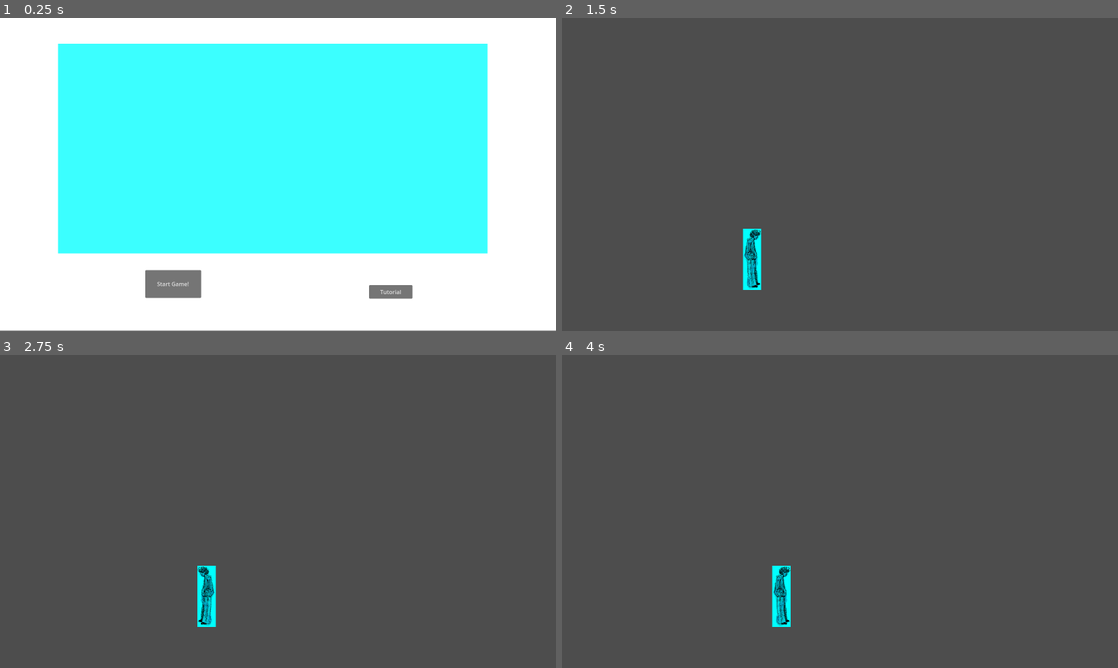
Above: before the commit, frames 1-4 (two rows, left to right).
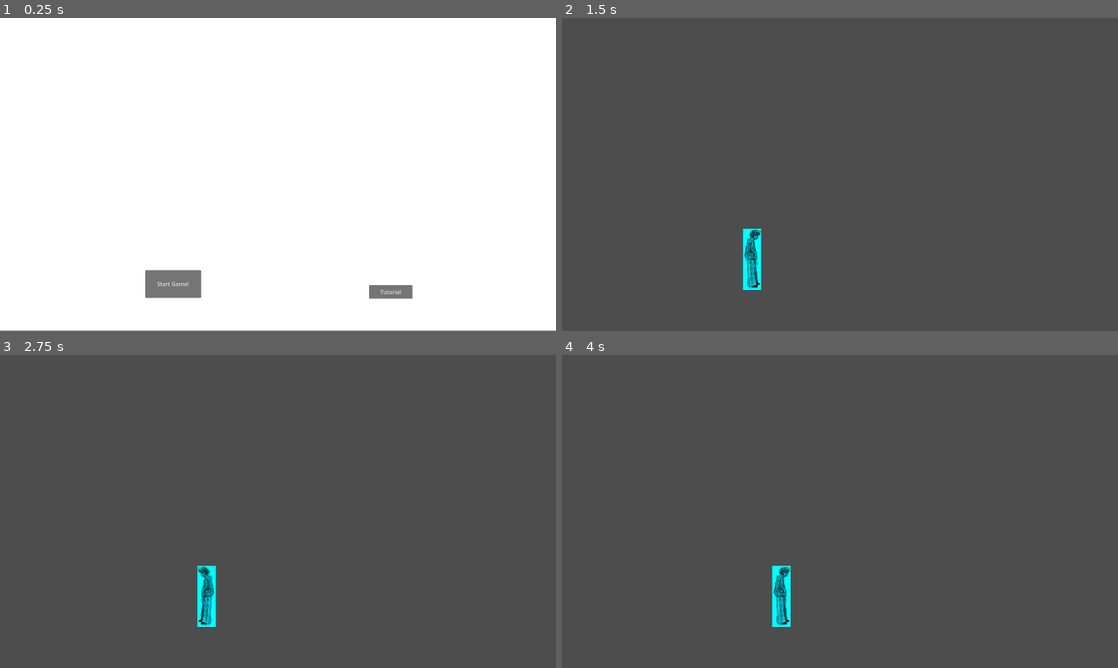
Above: after the commit, the same moments.

Repository: cswen29/ShadowSelf
Game: Godot game, scene res://start_menu.tscn
Same seed, same stepped clock (60 frames per second), same inputs: the game is played once before the commit and once after it.
Inputs (mouse positions are in pixels of both pictures, inside the frame that each line leads up to):
- Up to frame 1 (0.25 s): no input
- Up to frame 2 (1.5 s): click "Start Game!" at 0.5 s; tap Enter at 1.25 s; move the mouse to (962, 158) at 1.27 s; click (962, 158) at 1.42 s
- Up to frame 3 (2.75 s): tap Space at 2 s; move the mouse to (166, 527) at 2.02 s; click (166, 527) at 2.17 s
- Up to frame 4 (4 s): move the mouse to (895, 442) at 2.77 s; click (895, 442) at 2.92 s; move the mouse to (812, 574) at 3.52 s; click (812, 574) at 3.67 s

The runs differ from the first frame. In frame 1, 52% of the frame differs, in the area x 10-88%, y 8-76%; in frame 2, less than 0.1%; in frame 3, less than 0.1%; in frame 4, less than 0.1%.

Commit message:
added headache shader

Diff:
--- a/godot/ShadowSelf/game_manager.tscn
+++ b/godot/ShadowSelf/game_manager.tscn
@@ -1,8 +1,29 @@
-[gd_scene load_steps=2 format=3 uid="uid://chc8vdcv10ghi"]
+[gd_scene load_steps=6 format=3 uid="uid://chc8vdcv10ghi"]
 
 [ext_resource type="PackedScene" uid="uid://cma0bkevj2j4y" path="res://main_character.tscn" id="1_1nqgx"]
+[ext_resource type="Shader" path="res://headache.gdshader" id="2_g3ojg"]
+
+[sub_resource type="FastNoiseLite" id="FastNoiseLite_m5r4q"]
+
+[sub_resource type="NoiseTexture2D" id="NoiseTexture2D_wyqw2"]
+noise = SubResource("FastNoiseLite_m5r4q")
+
+[sub_resource type="ShaderMaterial" id="ShaderMaterial_aiksj"]
+shader = ExtResource("2_g3ojg")
+shader_parameter/scroll_up = Vector2(-0.2, 2)
+shader_parameter/scroll_down = Vector2(0.1, -0.5)
+shader_parameter/distortion_strength = 0.00800005
+shader_parameter/tone_color = Color(1, 1, 1, 0.52549)
+shader_parameter/noiseTexture = SubResource("NoiseTexture2D_wyqw2")
 
 [node name="GameManager" type="Node2D"]
 
 [node name="MainCharacter" parent="." instance=ExtResource("1_1nqgx")]
 position = Vector2(547, 694)
+
+[node name="ColorRect" type="ColorRect" parent="MainCharacter"]
+material = SubResource("ShaderMaterial_aiksj")
+offset_left = -20.0
+offset_top = -87.0
+offset_right = 22.0
+offset_bottom = -47.0
--- /dev/null
+++ b/godot/ShadowSelf/headache.gdshader
@@ -0,0 +1,26 @@
+shader_type canvas_item;
+
+uniform sampler2D noiseTexture: repeat_enable;
+uniform vec2 scroll_up = vec2(-0.2, 2);
+uniform vec2 scroll_down = vec2(0.1, -0.5);
+uniform sampler2D SCREEN_TEXTURE : hint_screen_texture;
+uniform float distortion_strength : hint_range(-1.0, 1) = 0.5;
+uniform vec4 tone_color: source_color;
+
+void vertex() {
+	// Called for every vertex the material is visible on.
+}
+
+void fragment() {
+	// Called for every pixel the material is visible on.
+	vec4 noise = texture(noiseTexture, UV + scroll_up * (TIME)) *
+        			texture(noiseTexture, UV + scroll_down * (TIME));
+
+	  vec4 screen_col = texture(SCREEN_TEXTURE, SCREEN_UV +  (distortion_strength * cos(TIME) * noise.gg));
+	  COLOR = screen_col * tone_color;
+}
+
+//void light() {
+	// Called for every pixel for every light affecting the CanvasItem.
+	// Uncomment to replace the default light processing function with this one.
+//}
--- a/godot/ShadowSelf/project.godot
+++ b/godot/ShadowSelf/project.godot
@@ -28,7 +28,7 @@
 
 [editor]
 
-movie_writer/movie_file="D:/Documents/GODOT/game jams/pirate#15/ShadowSelf/out/movie.avi"
+movie_writer/movie_file="out/recording.avi"
 
 [rendering]
 
--- a/godot/ShadowSelf/start_menu.tscn
+++ b/godot/ShadowSelf/start_menu.tscn
@@ -27,6 +27,7 @@
 "
 
 [node name="Tutorial" type="ColorRect" parent="."]
+visible = false
 offset_left = 167.0
 offset_top = 74.0
 offset_right = 1403.0
Not shown, changed: godot/ShadowSelf/out/movie.avi
